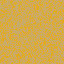
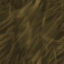
Revision of a layered (64, 64) image; what changed, layer by layer:
added layer "Layer 4" above "Layer 3" over bbox(0, 0, 64, 64)
painted on "Layer 3", unmasked it over bbox(0, 0, 64, 64)
hid "Layer 2", painted on it over bbox(0, 0, 64, 64)
hid "Layer 1", painted on it over bbox(0, 2, 64, 64)
